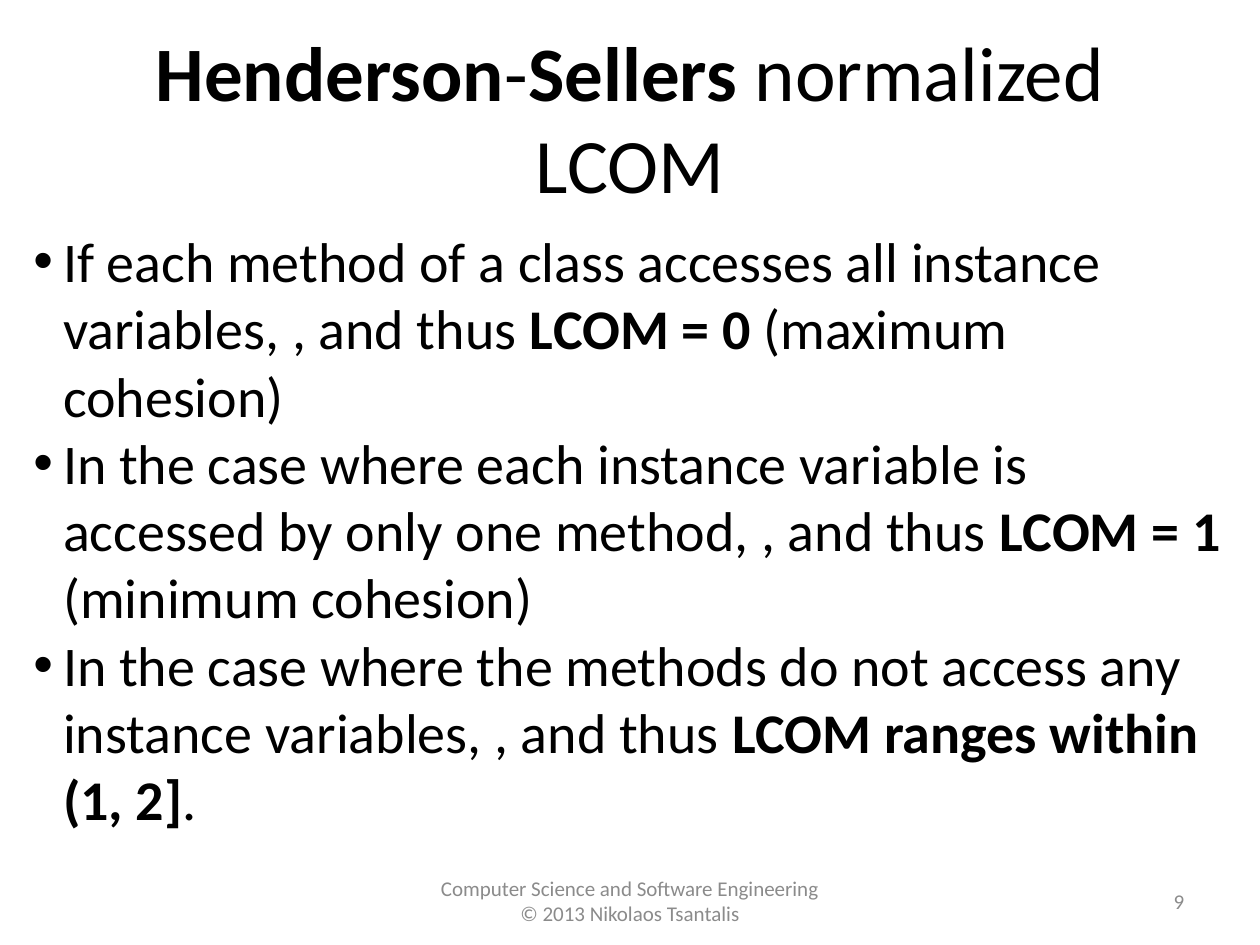
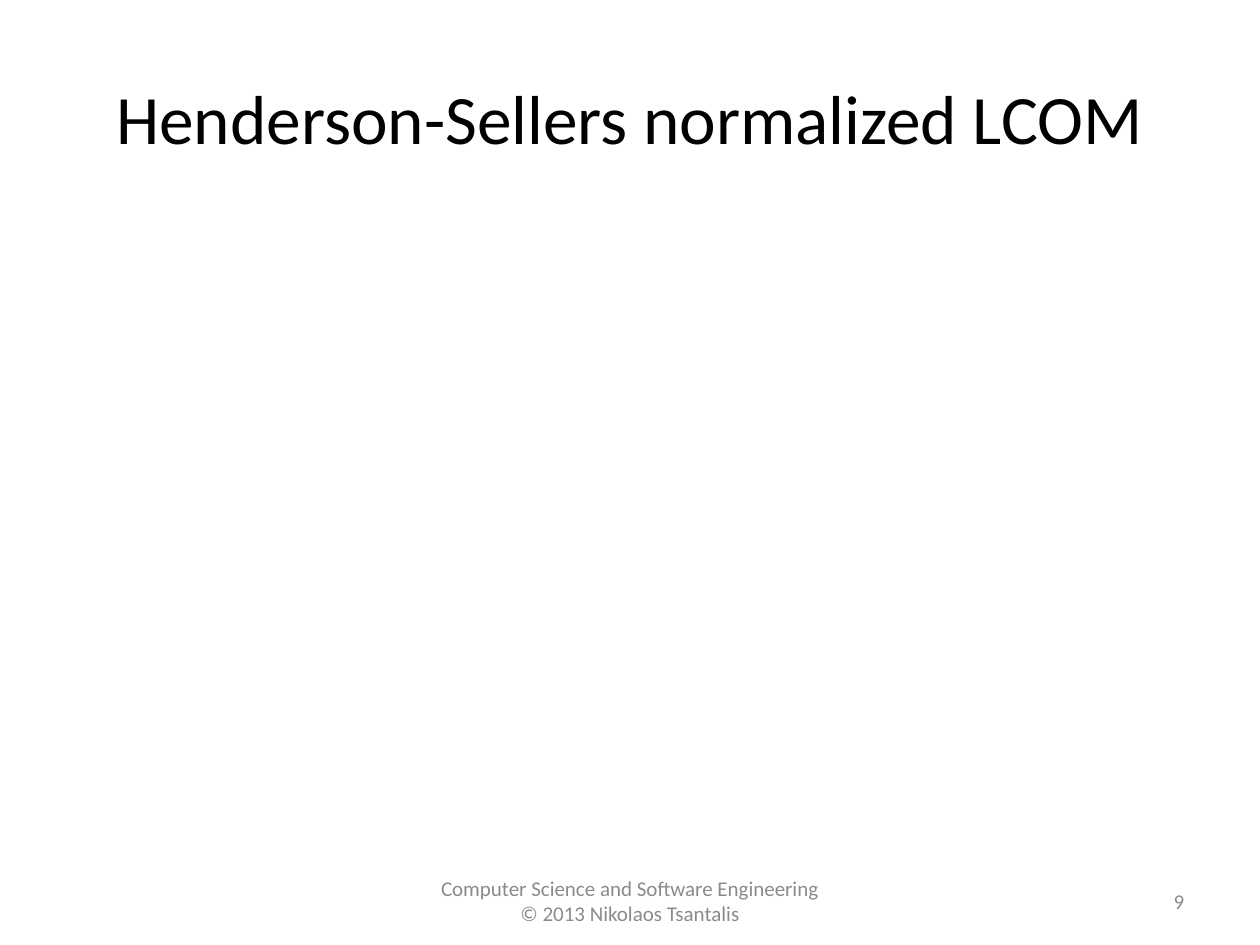
Before and after one commit to tajmilur-rahman/SOEN6611, a slide deck: slide 9 of lectures/lec4/Cohesion_Metrics_History.pptx. Drawn at 1260x945 pixels with LibreOffice and Linux fonts; fonts in the diff are those of the drawing; grey boxes stand for pictures. Boxes give left, top, right and bottom in pixels: in the first picture for what was removed or moved away, otherwise in the second. Text is boxed around its words. In the diff, an @@ line names an element or a change of style, - is before the commit and + after.

```diff
--- a/lectures/lec4/Cohesion_Metrics_History.pptx
+++ b/lectures/lec4/Cohesion_Metrics_History.pptx
@@ title "Henderson-Sellers normalized LCOM" at (x1=116, y1=96, x2=1143, y2=145): size 44 to 39.6 pt; bold off in "Henderson-Sellers" @@
@@ text removed at (x1=63, y1=243, x2=1220, y2=829) @@
-• If each method of a class accesses all instance variables, , and thus LCOM = 0 (maximum cohesion)
-• In the case where each instance variable is accessed by only one method, , and thus LCOM = 1 (minimum cohesion)
-• In the case where the methods do not access any instance variables, , and thus LCOM ranges within (1, 2].
```
Also in this commit, not shown: 11 other slides changed, 7 slides added, 7 slides removed, 12 other files.
